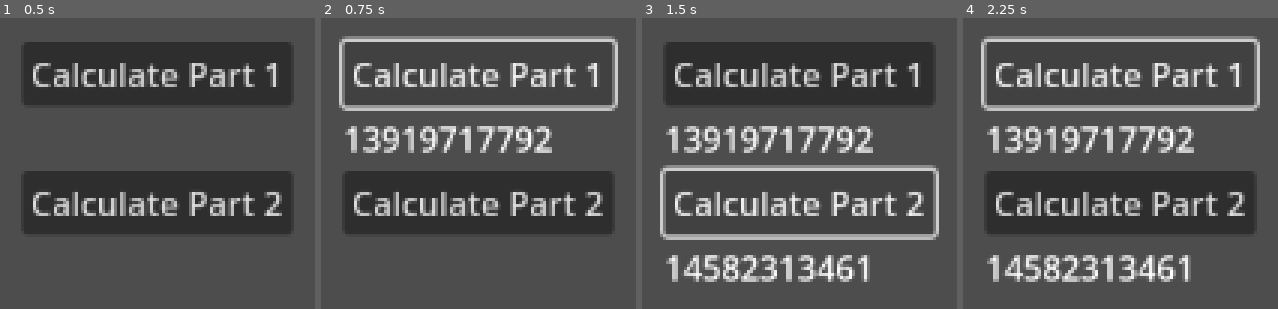
Above: before the commit, frames 1-4 (left to right).
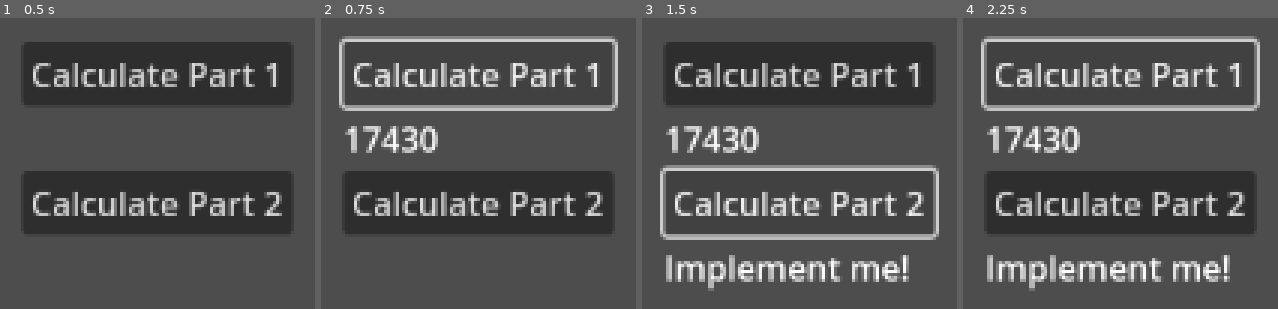
Above: after the commit, the same moments.

Repository: ehj37/Advent-of-Code-2025
Game: Godot game, scene res://day3/day3.tscn
Two runs of this game, one before a commit and one after it. Both use one fixed random seed, a clock stepped at 60 frames per second and the inputs below. Before the commit the project starts from res://day2/day2.tscn.
Inputs:
- Up to frame 1 (0.5 s): no input
- Up to frame 2 (0.75 s): click "Calculate Part 1" at 0.5 s
- Up to frame 3 (1.5 s): click "Calculate Part 2" at 1.25 s
- Up to frame 4 (2.25 s): click "Calculate Part 1" at 2 s

Frame 1 is identical in both runs. In frame 2, 3.0% of the frame differs, in the area x 13-74%, y 37-47%; in frame 3, 8.1%, in the area x 7-85%, y 37-94%; in frame 4, 8.1%.

Commit message:
Day 3 part 1

Diff:
--- /dev/null
+++ b/advent-of-code-2025/day3/day3.gd
@@ -0,0 +1,71 @@
+extends Control
+
+
+class Bank:
+	var batteries: Array[int]
+
+	func _init(bs):
+		batteries = bs
+
+
+var _banks: Array[Bank]
+
+@onready var button_part_1: Button = $VBoxContainer/VBoxContainerPart1/ButtonPart1
+@onready var label_part_1: Label = $VBoxContainer/VBoxContainerPart1/LabelPart1
+@onready var button_part_2: Button = $VBoxContainer/VBoxContainerPart2/ButtonPart2
+@onready var label_part_2: Label = $VBoxContainer/VBoxContainerPart2/LabelPart2
+
+
+func _parse_input() -> void:
+	if !_banks.is_empty():
+		return
+
+	var file = FileAccess.open("res://day3/input.txt", FileAccess.READ)
+	while !file.eof_reached():
+		var line = file.get_line()
+		print(line)
+		if line.is_empty():
+			continue
+
+		var batteries: Array[int] = []
+		for c in line.split(""):
+			batteries.append(int(c))
+
+		_banks.append(Bank.new(batteries))
+
+
+func part_one() -> String:
+	_parse_input()
+
+	var joltage_sum: int = 0
+	for bank in _banks:
+		var sorted_batteries = bank.batteries.duplicate()
+		sorted_batteries.sort()
+		sorted_batteries.reverse()
+		var highest_joltage = sorted_batteries[0]
+		var highest_joltage_i = bank.batteries.find(highest_joltage)
+		if highest_joltage_i < bank.batteries.size() - 1:
+			joltage_sum += highest_joltage * 10 + bank.batteries.slice(highest_joltage_i + 1).max()
+		else:
+			var second_highest_joltage = sorted_batteries[1]
+			joltage_sum += second_highest_joltage * 10 + highest_joltage
+
+	return str(joltage_sum)
+
+
+func part_two() -> String:
+	return "Implement me!"
+
+
+func _on_button_part_1_pressed():
+	button_part_1.disabled = true
+	label_part_1.text = "Calculating…"
+	label_part_1.text = part_one()
+	button_part_1.disabled = false
+
+
+func _on_button_part_2_pressed():
+	button_part_2.disabled = true
+	label_part_2.text = "Calculating…"
+	label_part_2.text = part_two()
+	button_part_2.disabled = false
--- /dev/null
+++ b/advent-of-code-2025/day3/day3.tscn
@@ -0,0 +1,49 @@
+[gd_scene load_steps=2 format=3 uid="uid://c8yxuaw57wy1w"]
+
+[ext_resource type="Script" uid="uid://cgo0acuuwqlh0" path="res://day3/day3.gd" id="1_kho5l"]
+
+[node name="Day3" type="Control"]
+layout_mode = 3
+anchors_preset = 15
+anchor_right = 1.0
+anchor_bottom = 1.0
+grow_horizontal = 2
+grow_vertical = 2
+script = ExtResource("1_kho5l")
+
+[node name="VBoxContainer" type="VBoxContainer" parent="."]
+layout_mode = 1
+anchors_preset = 8
+anchor_left = 0.5
+anchor_top = 0.5
+anchor_right = 0.5
+anchor_bottom = 0.5
+offset_left = -20.0
+offset_top = -20.0
+offset_right = 20.0
+offset_bottom = 20.0
+grow_horizontal = 2
+grow_vertical = 2
+
+[node name="VBoxContainerPart1" type="VBoxContainer" parent="VBoxContainer"]
+layout_mode = 2
+
+[node name="ButtonPart1" type="Button" parent="VBoxContainer/VBoxContainerPart1"]
+layout_mode = 2
+text = "Calculate Part 1"
+
+[node name="LabelPart1" type="Label" parent="VBoxContainer/VBoxContainerPart1"]
+layout_mode = 2
+
+[node name="VBoxContainerPart2" type="VBoxContainer" parent="VBoxContainer"]
+layout_mode = 2
+
+[node name="ButtonPart2" type="Button" parent="VBoxContainer/VBoxContainerPart2"]
+layout_mode = 2
+text = "Calculate Part 2"
+
+[node name="LabelPart2" type="Label" parent="VBoxContainer/VBoxContainerPart2"]
+layout_mode = 2
+
+[connection signal="pressed" from="VBoxContainer/VBoxContainerPart1/ButtonPart1" to="." method="_on_button_part_1_pressed"]
+[connection signal="pressed" from="VBoxContainer/VBoxContainerPart2/ButtonPart2" to="." method="_on_button_part_2_pressed"]
--- a/advent-of-code-2025/project.godot
+++ b/advent-of-code-2025/project.godot
@@ -11,6 +11,6 @@
 [application]
 
 config/name="Advent of Code 2025"
-run/main_scene="uid://c8jx8joaq8gpv"
+run/main_scene="uid://c8yxuaw57wy1w"
 config/features=PackedStringArray("4.5", "Forward Plus")
 config/icon="res://icon.svg"
Not shown, added: advent-of-code-2025/day3/day3.gd.uid
Not shown, added: advent-of-code-2025/day3/input.txt
